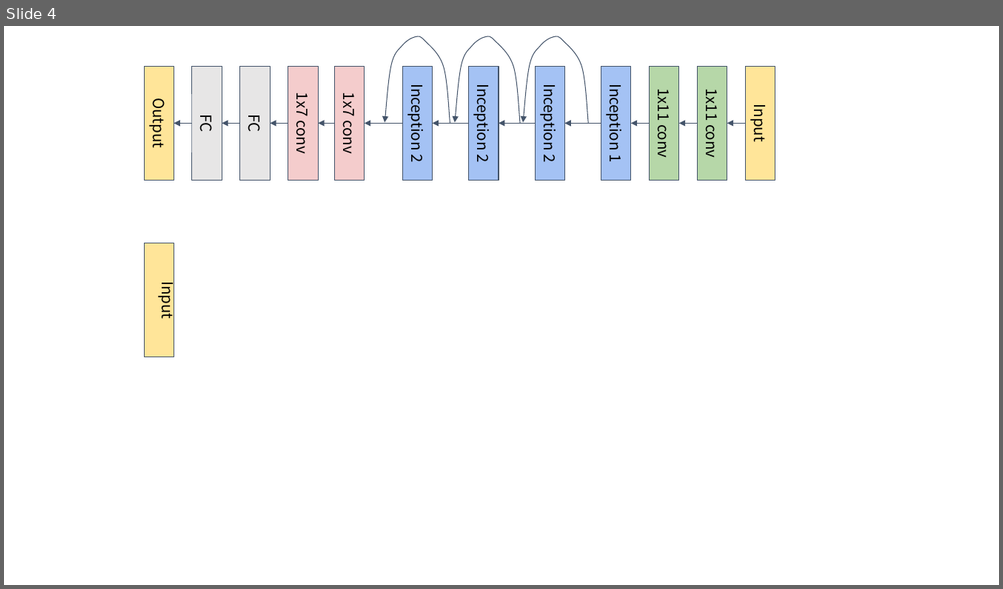
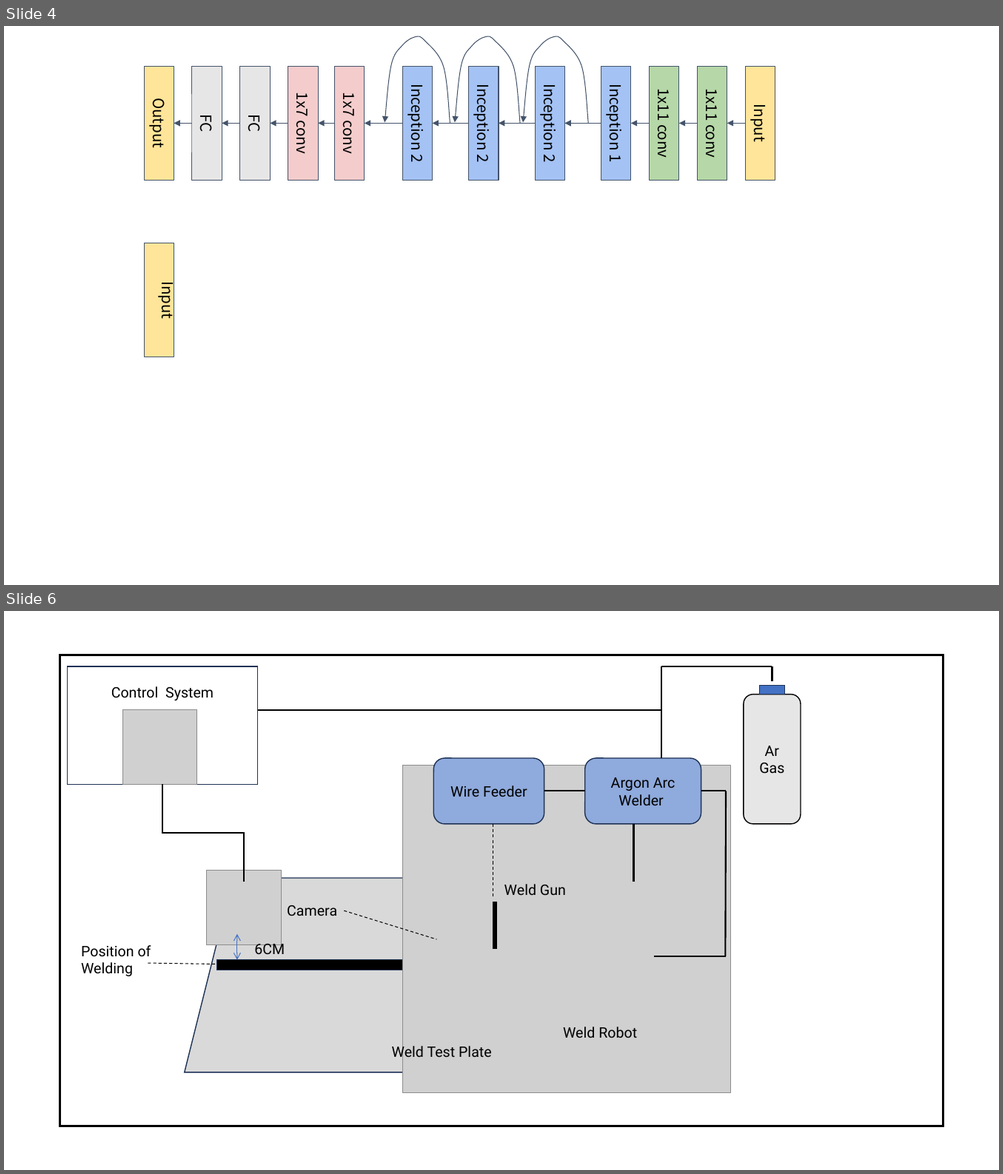
Before and after one commit to maskjoer/my-deep-learning-notes, a slide deck: My_papers/演示文稿1.pptx. Shown one above the other, each under a label of ours: slide 4 before the commit, slides 4 and 6 after it; the slides between them are not shown. The pictures are 1003x589 and 1003x1174 pixels, drawn with LibreOffice and Linux fonts; fonts in the diff are those of the drawing; grey boxes stand for pictures. Boxes give left, top, right and bottom in pixels: in the first picture for what was removed or moved away, otherwise in the second. Text is boxed around its words. In the diff, an @@ line names an element or a change of style, - is before the commit and + after.

```diff
--- a/My_papers/演示文稿1.pptx
+++ b/My_papers/演示文稿1.pptx
@@ slide 6 added at bbox=[4, 611, 999, 1170], background #FFFFFF @@
@@ rectangle added at bbox=[60, 655, 942, 1127], fill #FFFFFF, outline #000000 2.25 pt @@
@@ rectangle added at bbox=[68, 667, 258, 784], fill #FFFFFF, outline #1E3256 1 pt, 14 pt, text #000000 @@
+Control System
@@ line added from (771, 667) to (661, 667), #000000 1.5 pt @@
@@ line added from (661, 667) to (661, 758), #000000 1.5 pt @@
@@ line added from (771, 681) to (771, 667), #000000 1.5 pt @@
@@ rounded rectangle added at bbox=[743, 695, 800, 824], fill #E7E6E6, outline #000000 1 pt, 14 pt, text #000000 @@
+Ar
+Gas
@@ rectangle added at bbox=[759, 686, 785, 695], fill #4472C4, outline #1E3256 1 pt @@
@@ picture added at bbox=[122, 710, 197, 785] @@
@@ line added from (661, 710) to (258, 710), #000000 1.5 pt @@
@@ picture added at bbox=[402, 766, 730, 1093] @@
@@ rounded rectangle added at bbox=[434, 758, 544, 823], fill #8FAADC, outline #1E3256 1 pt, 14 pt, text #000000 @@
+Wire Feeder
@@ rounded rectangle added at bbox=[585, 758, 702, 823], fill #8FAADC, outline #1E3256 1 pt, 14 pt, text #000000 @@
+Argon Arc Welder
@@ elbow line added from (162, 785) to (244, 882), #000000 1.5 pt @@
@@ line added from (544, 792) to (585, 792), #000000 1.5 pt @@
@@ line added from (701, 792) to (726, 792), #000000 1.5 pt @@
@@ line added from (726, 792) to (726, 957), #000000 1.5 pt @@
@@ line added from (493, 824) to (493, 898), #000000 0.75 pt dashed @@
@@ line added from (634, 824) to (634, 882), #000000 1.5 pt @@
@@ picture added at bbox=[207, 871, 282, 945] @@
@@ trapezoid added at bbox=[185, 878, 714, 1073], fill #D9D9D9, outline #1E3256 1 pt @@
@@ text added at bbox=[504, 884, 566, 895], 14 pt, text #000000 @@
+Weld Gun
@@ text added at bbox=[287, 906, 337, 916], 14 pt, text #000000 @@
+Camera
@@ line added from (344, 911) to (437, 940), #000000 0.75 pt dashed @@
@@ rectangle added at bbox=[493, 903, 497, 949], fill #000000, outline #000000 1 pt @@
@@ double arrow added from (237, 934) to (237, 960), #4472C4 0.75 pt @@
@@ text added at bbox=[254, 941, 284, 954], 14 pt, text #000000 @@
+6CM
@@ text added at bbox=[81, 945, 151, 977], 14 pt, text #000000 @@
+Position of Welding
@@ line added from (148, 963) to (234, 965), #000000 0.75 pt dashed @@
@@ rectangle added at bbox=[216, 960, 681, 971], fill #000000, outline #1E3256 1 pt @@
@@ line added from (654, 957) to (726, 957), #000000 1.5 pt @@
@@ text added at bbox=[563, 1027, 637, 1038], 14 pt, text #000000 @@
+Weld Robot
@@ text added at bbox=[392, 1044, 492, 1062], 14 pt, text #000000 @@
+Weld Test Plate
```
Also in this commit, not shown: 1 slide changed, 1 slide removed, 12 other files.
